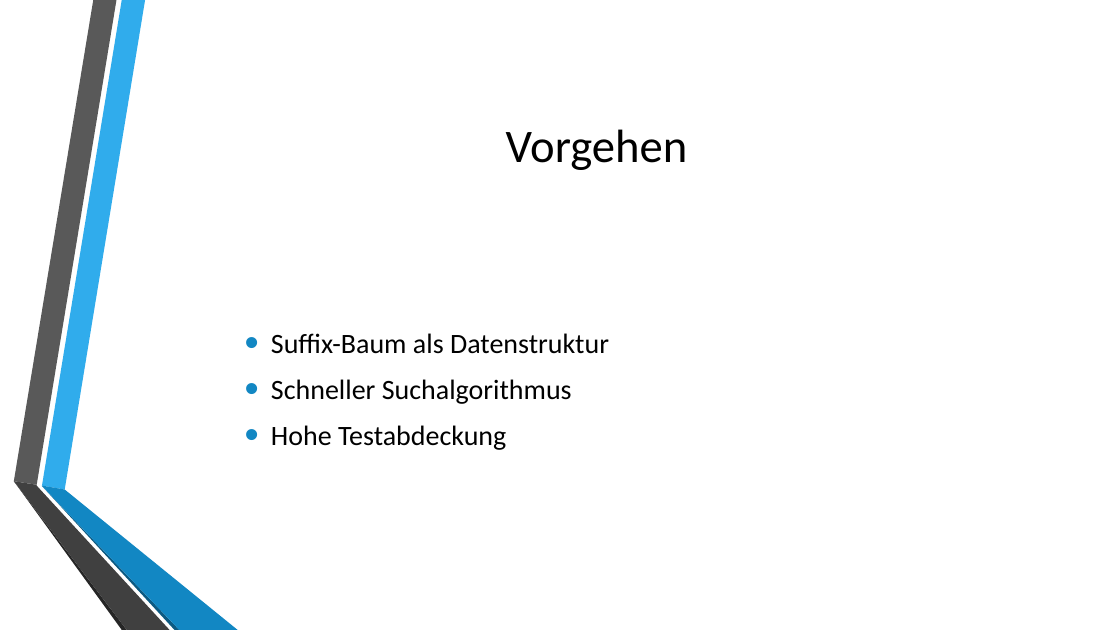
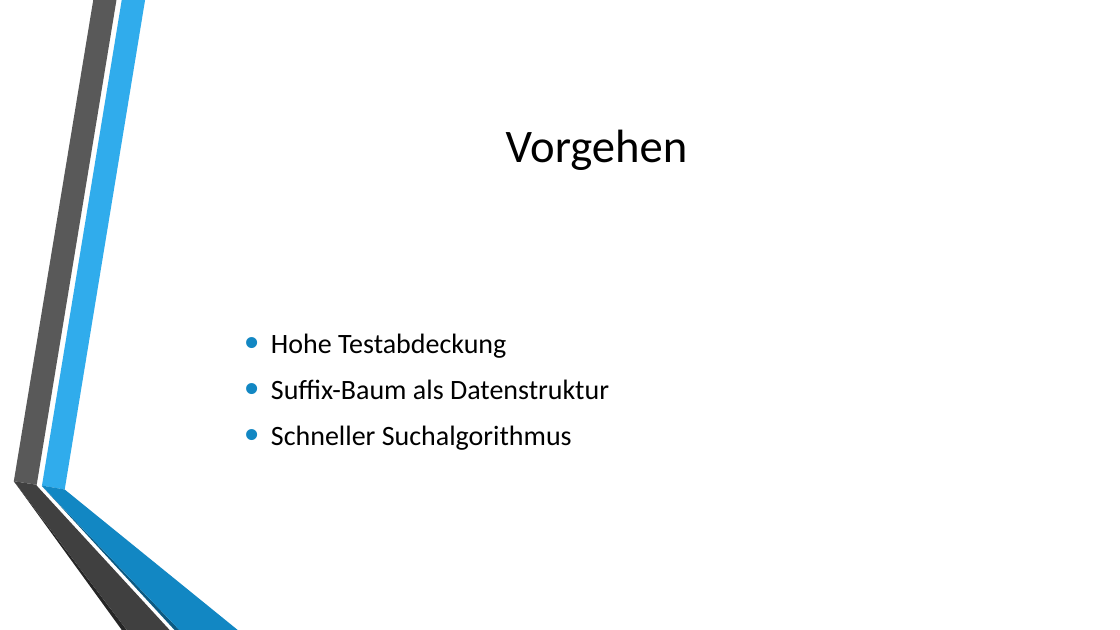
Before and after one commit to lenhuy2106/grp01-algdatII, a slide deck: slide 8 of Präsentation/2016.07.28 - Zwischenstand/Suchen in statischen Texten.pptx. Drawn at 1120x630 pixels with LibreOffice and Linux fonts; fonts in the diff are those of the drawing; background and template pictures are left out. Boxes give left, top, right and bottom in pixels: in the first picture for what was removed or moved away, otherwise in the second. Text is boxed around its words. In the diff, an @@ line names an element or a change of style, - is before the commit and + after.

Commit message:
update

```diff
--- a/Präsentation/2016.07.28 - Zwischenstand/Suchen in statischen Texten.pptx
+++ b/Präsentation/2016.07.28 - Zwischenstand/Suchen in statischen Texten.pptx
@@ text at bbox=[271, 333, 506, 358]: paragraph added @@
+• Hohe Testabdeckung
@@ text at bbox=[271, 425, 506, 450]: paragraph removed @@
-• Hohe Testabdeckung
```
Also in this commit, not shown: 1 slide added.
